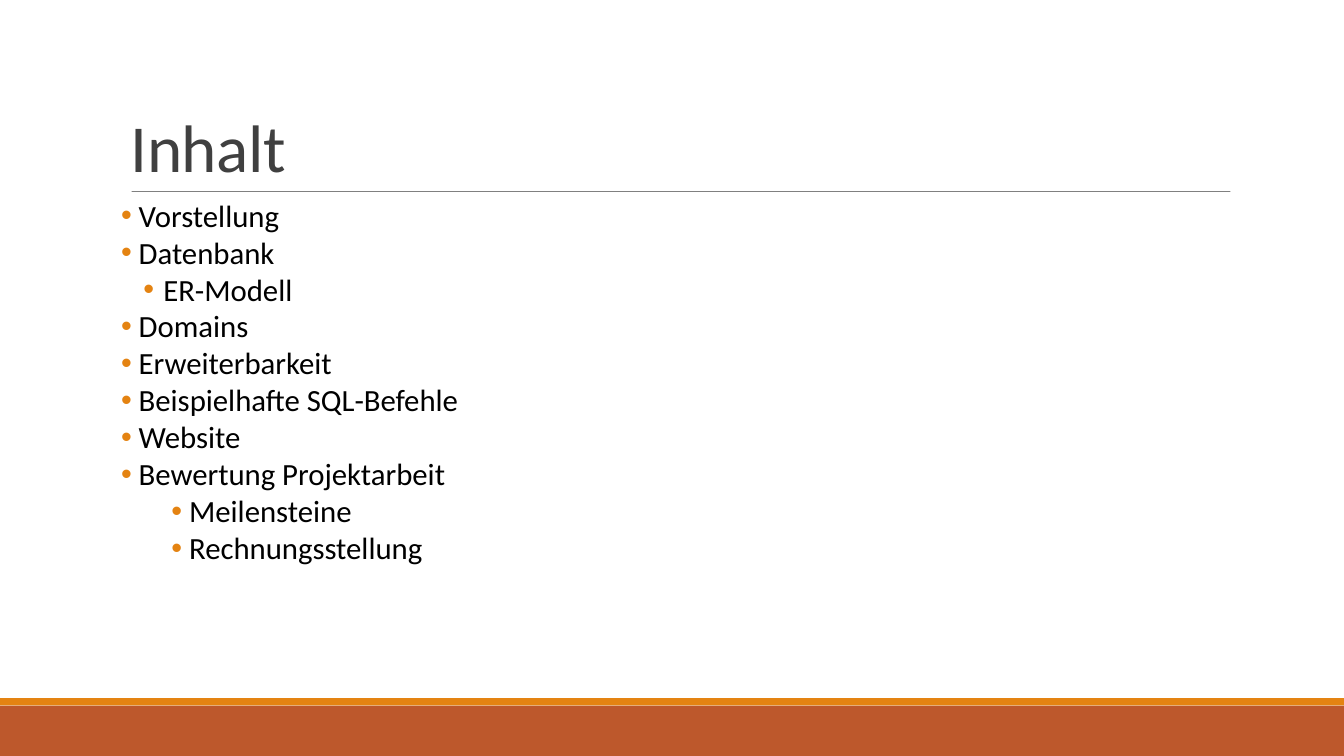
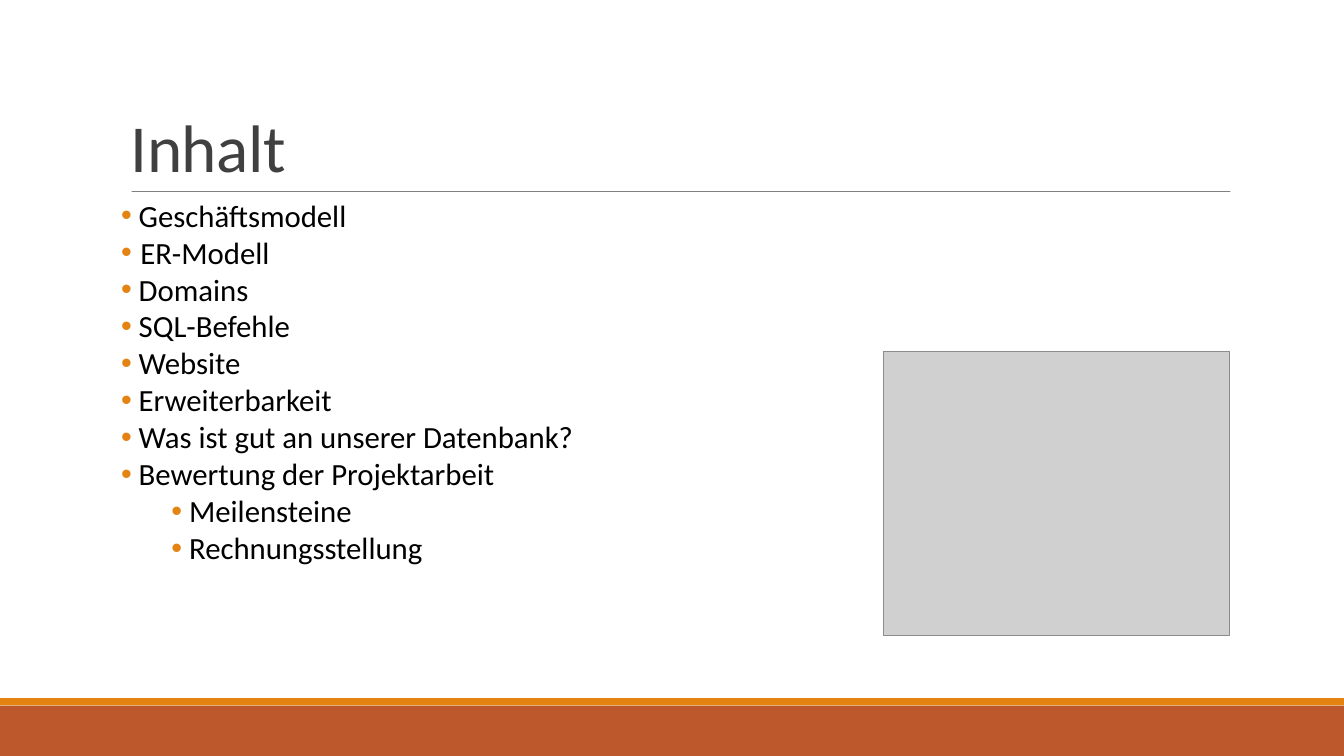
Before and after one commit to LennartDuemke/Datenbanken_LevelUP, a slide deck: slide 2 of Präsentationen/Präsentation_Datenbanken_3.pptx. Drawn at 1344x756 pixels with LibreOffice and Linux fonts; fonts in the diff are those of the drawing; grey boxes stand for pictures. Boxes give left, top, right and bottom in pixels: in the first picture for what was removed or moved away, otherwise in the second. Text is boxed around its words. In the diff, an @@ line names an element or a change of style, - is before the commit and + after.

```diff
--- a/Präsentationen/Präsentation_Datenbanken_3.pptx
+++ b/Präsentationen/Präsentation_Datenbanken_3.pptx
@@ text at bbox=[139, 205, 347, 228]: text changed @@
-• Vorstellung
-• Datenbank
+• Geschäftsmodell
@@ text at bbox=[140, 242, 269, 265]: list level 2 to 1 in "ER-Modell" @@
@@ text at bbox=[139, 315, 290, 375]: paragraphs added @@
+• SQL-Befehle
+• Website
@@ picture added at bbox=[884, 351, 1230, 635] @@
@@ text at bbox=[139, 426, 573, 491]: text changed @@
-• Beispielhafte SQL-Befehle
-• Website
-• Bewertung Projektarbeit
+• Was ist gut an unserer Datenbank?
+• Bewertung der Projektarbeit
```
Also in this commit, not shown: 11 other slides changed, 6 slides added, 6 slides removed, 5 other files.
